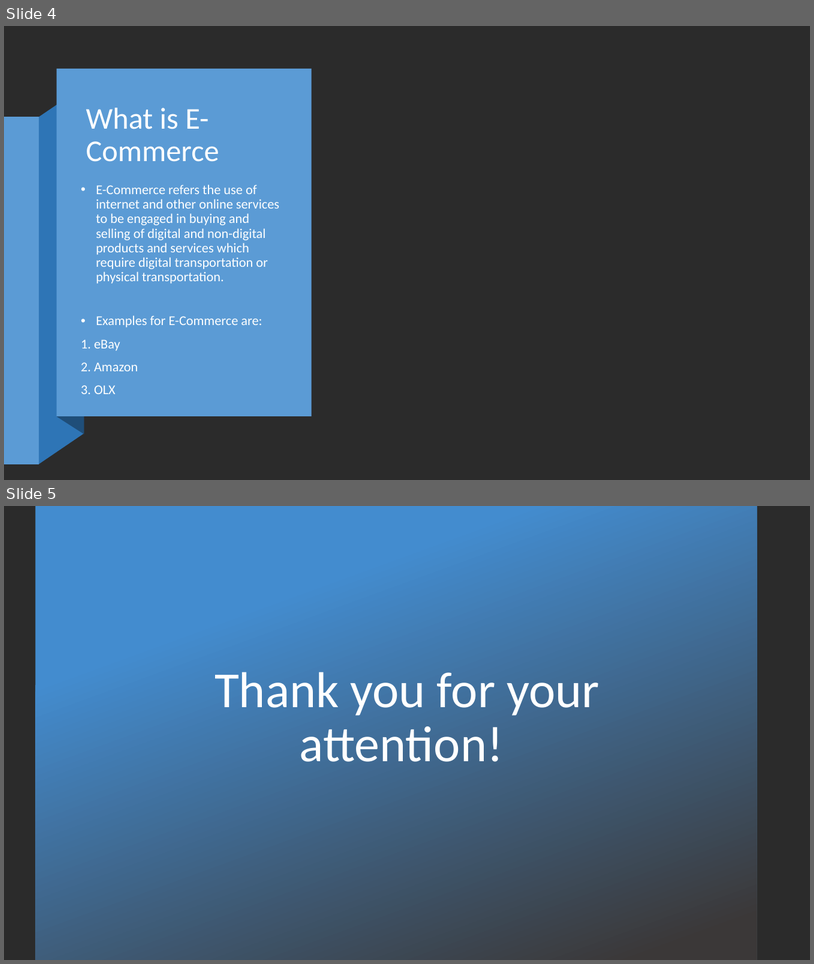
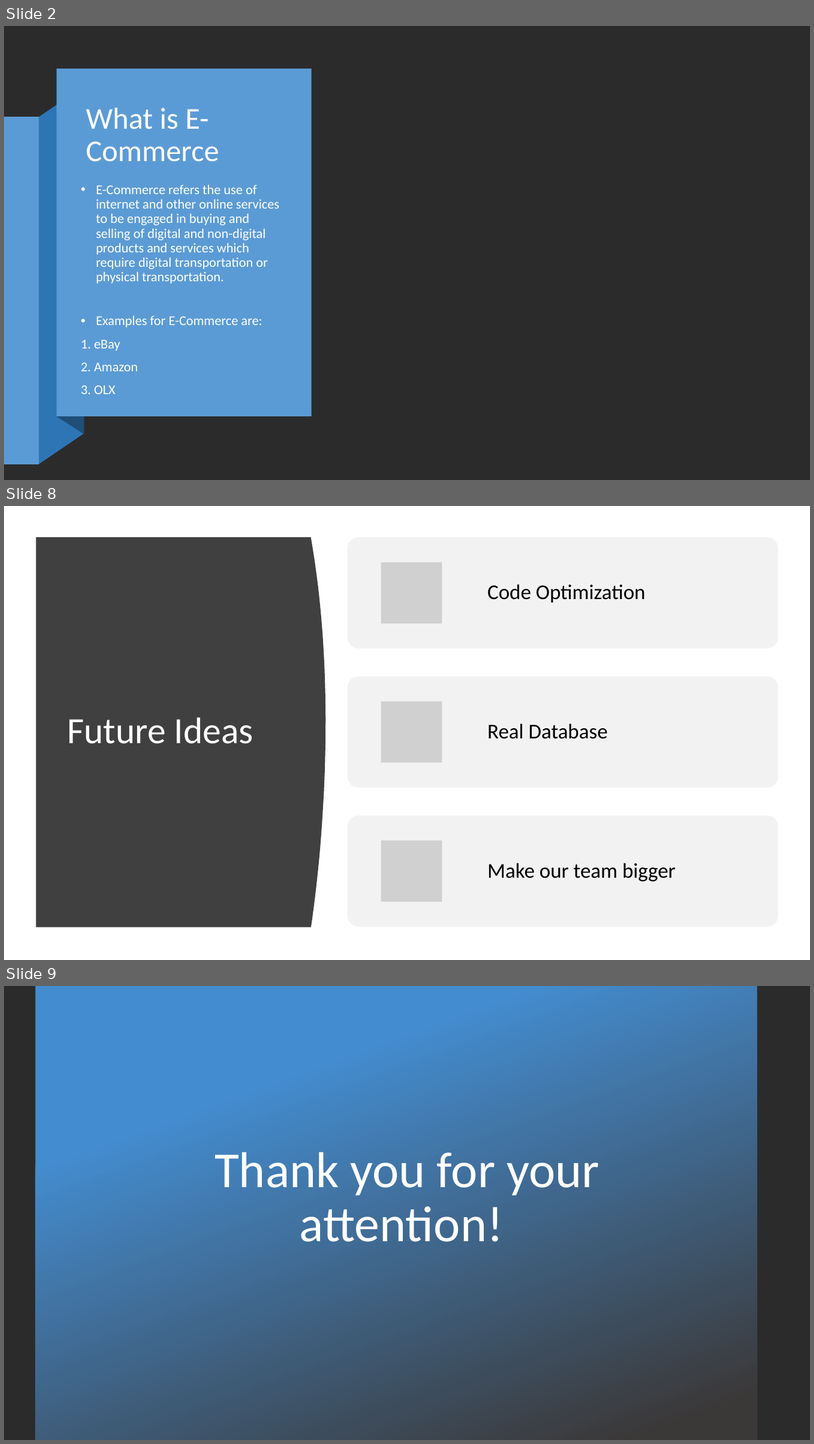
Before and after one commit to IIDimov18/Repo-for-school, a slide deck: Presentation & Documentation/DigiBitak.pptx. Shown one above the other, each under a label of ours: slides 4 and 5 before the commit, slides 2, 8 and 9 after it; the slides between them are not shown. The pictures are 814x964 and 814x1444 pixels, drawn with LibreOffice and Linux fonts; fonts in the diff are those of the drawing; grey boxes stand for pictures; background and template pictures are left out; a plain dark background stands for a picture behind light text. Boxes give left, top, right and bottom in pixels: in the first picture for what was removed or moved away, otherwise in the second. Text is boxed around its words. In the diff, an @@ line names an element or a change of style, - is before the commit and + after.

```diff
--- a/Presentation & Documentation/DigiBitak.pptx
+++ b/Presentation & Documentation/DigiBitak.pptx
@@ slide 8 added at <box>4,506,810,960</box>, background #FFFFFF @@
@@ freeform shape added at <box>36,537,326,927</box>, fill #404040 @@
@@ title added at <box>67,717,254,744</box>, 44 pt, text #FFFFFF @@
+Future Ideas
@@ group added at <box>348,537,779,927</box>: 3 rounded rectangles, 3 pictures, 3 texts @@
+Code Optimization
+Real Database
+Make our team bigger
@@ what was slide 4 is now slide 2 @@
@@ what was slide 5 is now slide 9 @@
```
Also in this commit, not shown: 2 slides changed, 3 other slides added.
